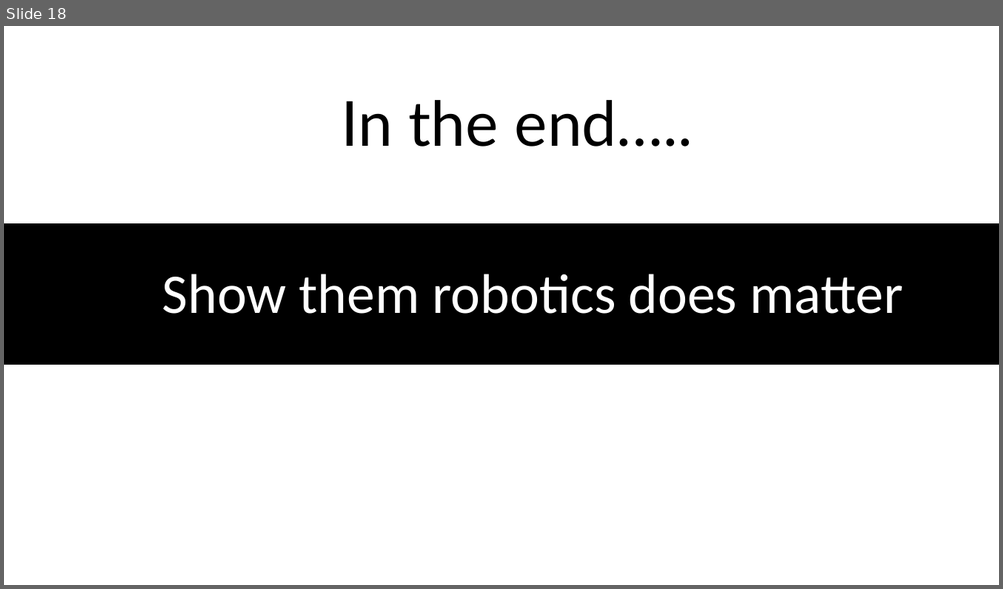
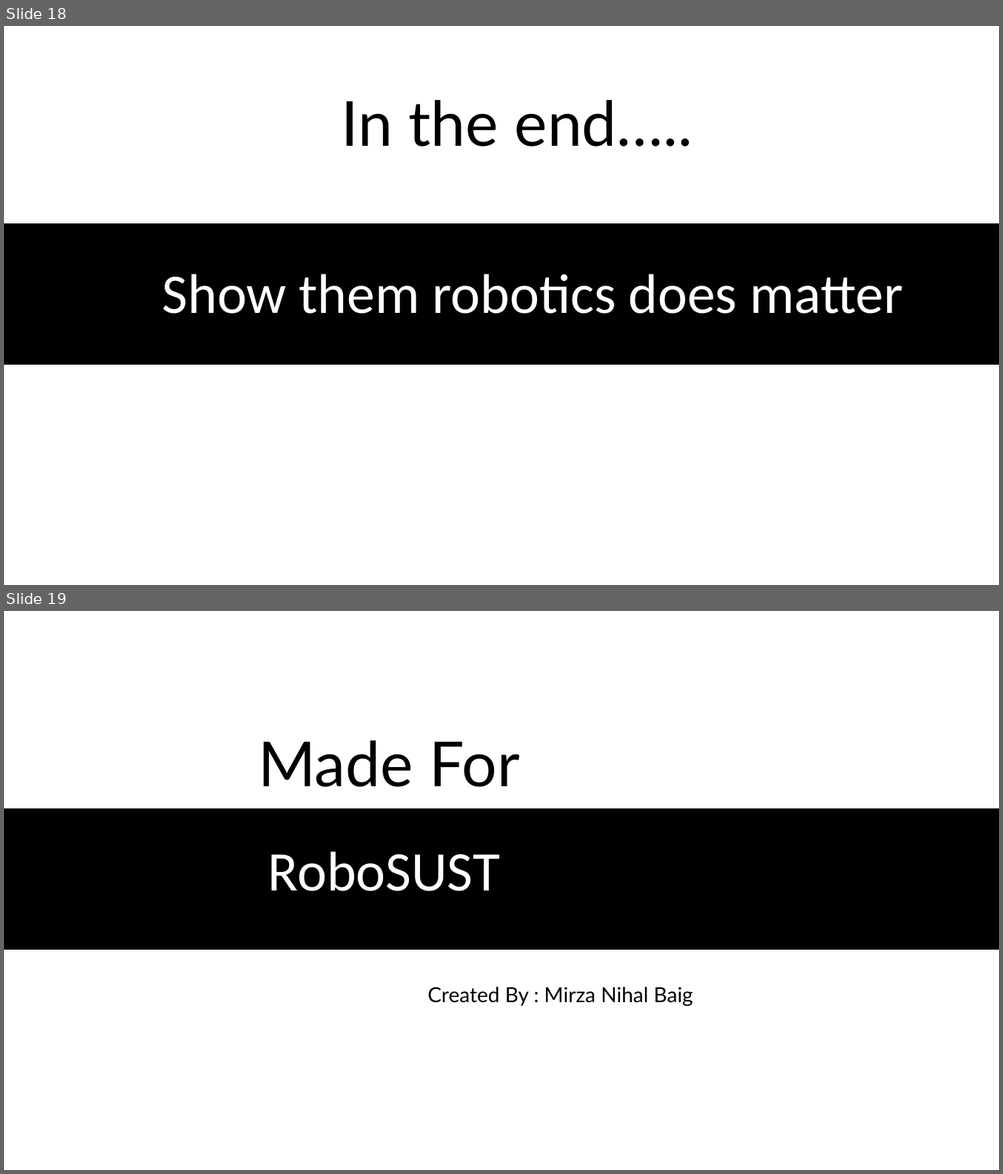
Before and after one commit to nihalbaig0/RoboSUST-Mentor-Workshop-2020-, a slide deck: Potentionmeter.pptx. Shown one above the other, each under a label of ours: slide 18 before the commit, slides 18 and 19 after it. The pictures are 1003x589 and 1003x1174 pixels, drawn with LibreOffice and Linux fonts; fonts in the diff are those of the drawing. Boxes give left, top, right and bottom in pixels: in the first picture for what was removed or moved away, otherwise in the second. Text is boxed around its words. In the diff, an @@ line names an element or a change of style, - is before the commit and + after.

Commit message:
updating potentiometer files

```diff
--- a/Potentionmeter.pptx
+++ b/Potentionmeter.pptx
@@ slide 19 added at [4,611,999,1170], background #FFFFFF @@
@@ text added at [258,741,520,787], 60 pt, text #000000 @@
+Made For
@@ rectangle added at [4,809,999,950], fill #000000, outline #000000 1 pt @@
@@ text added at [268,851,500,891], 54 pt, text #FFFFFF @@
+RoboSUST
@@ text added at [427,987,693,1006], 20 pt, text #000000 @@
+Created By : Mirza Nihal Baig
```
